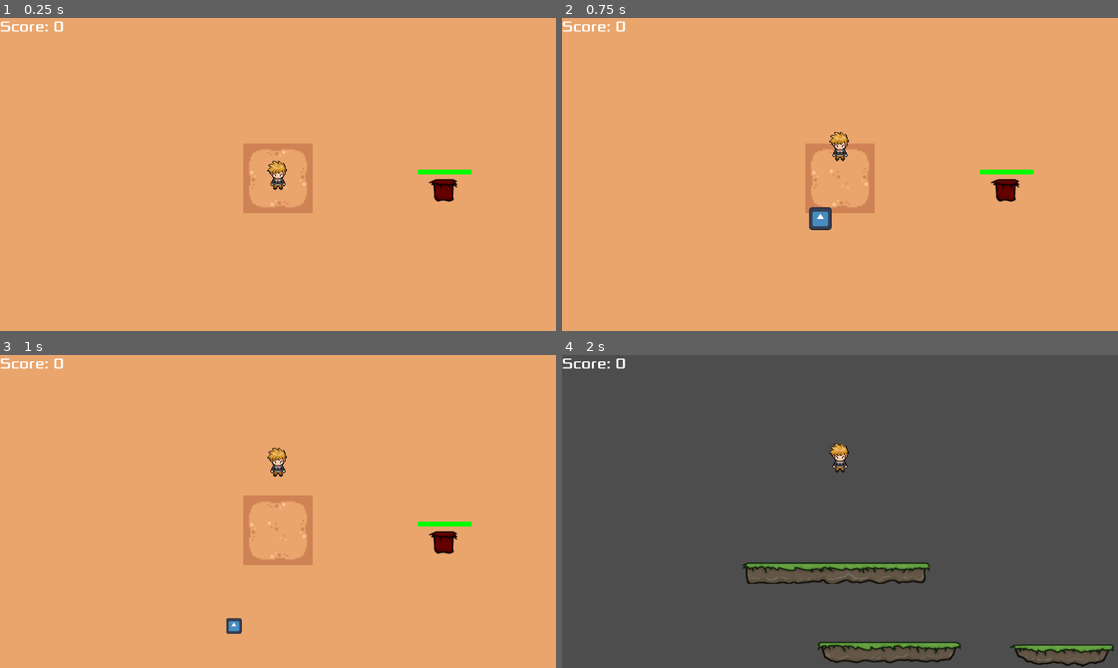
Above: before the commit, frames 1-4 (two rows, left to right).
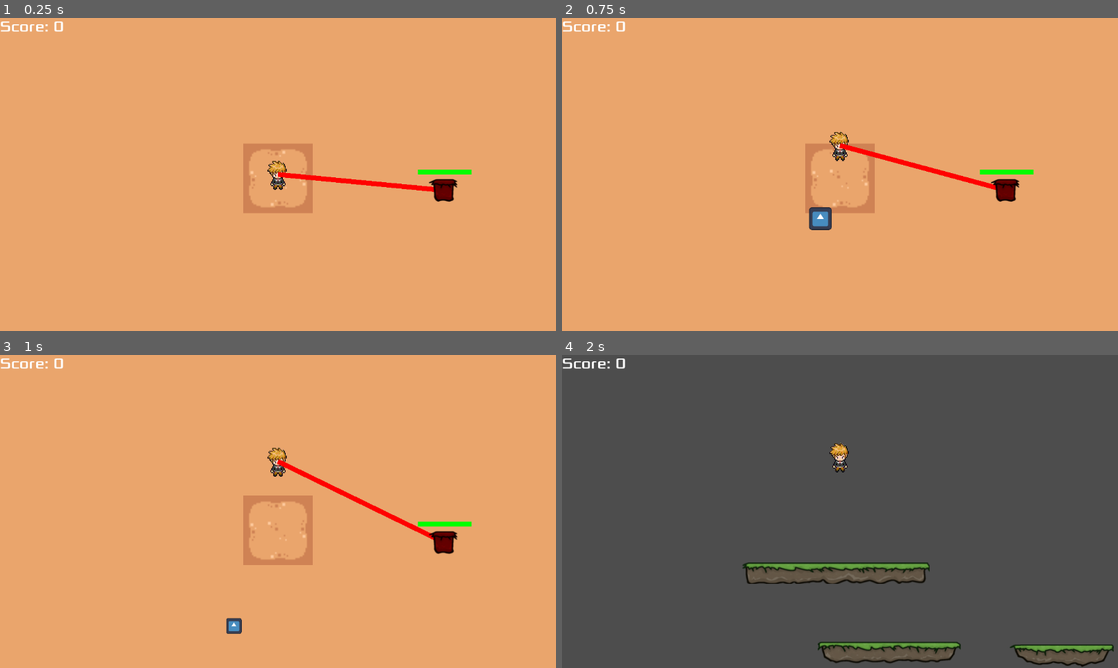
Above: after the commit, the same moments.

Repository: AlfredoAlfredo1313/ProjJogos
Game: Godot game, scene res://Main.tscn
Two runs of this game, one before a commit and one after it. Both use one fixed random seed, a clock stepped at 60 frames per second and the inputs below. The engine's default icon, where the game draws it, is replaced by a stand-in: a white triangle on a blue panel in a dark square.
Inputs (mouse positions are in pixels of both pictures, inside the frame that each line leads up to):
- Up to frame 1 (0.25 s): no input
- Up to frame 2 (0.75 s): tap Enter at 0.5 s; move the mouse to (812, 237) at 0.52 s; press the mouse at (812, 237) at 0.53 s; hold W (up) from 0.53 s (still down)
- Up to frame 3 (1 s): keep holding W (up)
- Up to frame 4 (2 s): keep holding W (up); move the mouse to (1006, 558) at 1.27 s; release the mouse at (1006, 558) at 1.28 s; tap 2 (go_to_level_2) at 1.35 s

The runs differ from the first frame. In frame 1, 0.5% of the frame differs, in the area x 50-79%, y 49-56%; in frame 2, 0.5%; in frame 3, 0.5%, in the area x 49-78%, y 33-60%; in frame 4, nothing differs.

Commit message:
Fix Bug Create Enemys

Diff:
--- a/Levels/Level1.gd
+++ b/Levels/Level1.gd
@@ -5,9 +5,9 @@
 
 func _ready():
 	for i in range(3):
-		spawn_enemy()
+		spawn_enemy(i)
 
-func spawn_enemy():
+func spawn_enemy(i):
 	var enemy = destructable_scene.instantiate()
 
 	var rand_x = randi_range(-200, 1000)
--- a/Player/AnimPlayer.tscn
+++ b/Player/AnimPlayer.tscn
@@ -178,5 +178,7 @@
 scale = Vector2(39.31, 39.31)
 shape = SubResource("CircleShape2D_n20f4")
 
+[node name="Line2D" type="Line2D" parent="LockOnGun"]
+
 [connection signal="area_entered" from="LockOnGun/Area2D" to="LockOnGun" method="_on_area_2d_area_entered"]
 [connection signal="area_exited" from="LockOnGun/Area2D" to="LockOnGun" method="_on_area_2d_area_exited"]
--- a/Player/Destructable.tscn
+++ b/Player/Destructable.tscn
@@ -28,6 +28,7 @@
 shader = SubResource("Shader_s5683")
 
 [sub_resource type="ShaderMaterial" id="ShaderMaterial_2p5hl"]
+resource_local_to_scene = true
 shader = ExtResource("4_03l6u")
 shader_parameter/hp_per = 1.0
 shader_parameter/green = Vector3(0, 1, 0)
--- a/Weapons/Lock_on_gun.gd
+++ b/Weapons/Lock_on_gun.gd
@@ -1,11 +1,15 @@
 class_name Lock_on_gun extends IGun
 var detected_destructable : Array[Destructable] = []
 var tween : Tween
+@onready var line = $Line2D
 
 func shoot():
 	print("Shooot")
 
 func _enter_tree() -> void:
+	$Line2D.add_point(Vector2.ZERO)
+	$Line2D.add_point(Vector2.ZERO)
+	$Line2D.default_color = Color.TRANSPARENT
 	tween = create_tween()
 	tween.tween_callback(func() :
 		if detected_destructable.size() <= 1:
@@ -14,6 +18,8 @@
 	).set_delay(0.2)
 	tween.set_loops(-1)
 
+func _process(delta: float) -> void:
+	draw()
 
 func _on_area_2d_area_entered(area: Area2D) -> void:
 	if !area.is_in_group("Destructable"):
@@ -28,13 +34,13 @@
 
 func sort_by_distance(a : Node2D, b : Node2D):
 	var a_distance = a.global_position.distance_squared_to(global_position)
-	var b_distance = b;global_position.distance_squared_to(global_position)
+	var b_distance = b.global_position.distance_squared_to(global_position)
 	return a_distance < b_distance
 
-func _draw() -> void:
+func draw() -> void:
 	if detected_destructable.is_empty():
+		$Line2D.default_color = Color.TRANSPARENT
 		return
-	var player_pos = get_viewport_transform().translated_local(global_position).origin
-	var target_pos = get_viewport_transform().translated_local(detected_destructable[0].global_position).origin
-	print(detected_destructable[0].name)
-	draw_line(player_pos, target_pos, Color.RED, 20, true)
+	$Line2D.default_color = Color.RED
+	var line_end = detected_destructable[0].global_position - global_position
+	$Line2D.set_point_position(1, line_end)
